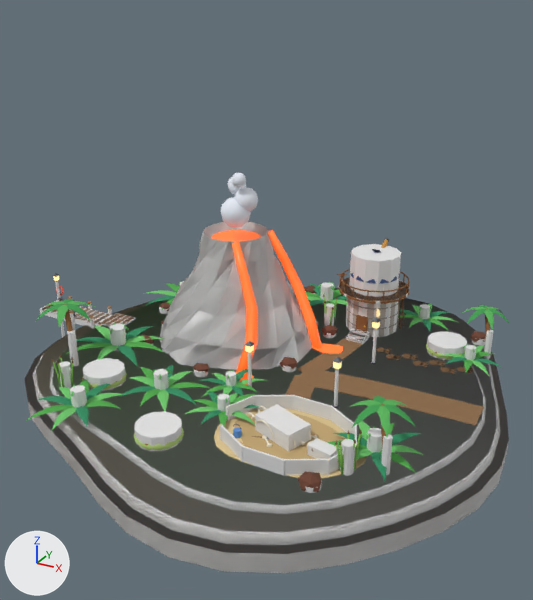
Renders of the glTF model packages/arquipelago/src/assets/ilhas/vale-dos-dinos.glb from each side of a commit.
Both versions are drawn from a 50 mm camera at (18.5, -34.7, 22.4) aimed at (-0.3, -0.5, 5.3). The axes (+X, +Y, +Z) are drawn at lower left. The lights are the same throughout. The older version comes first. Vertices at exactly the same position are counted once.

Names of what the first picture shows: 'cenario', 'col-cil-cupula-1', 'col-cil-ninho-1', 'col-cil-ninho-2', 'col-cil-ninho-3', 'col-costelas-1', 'col-terreno', 'lava', 'vulcao' and 46 more.
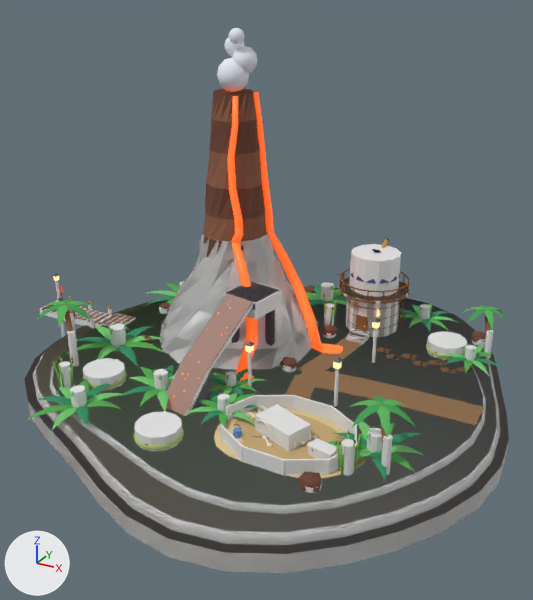
Boxes [x1, y1, x2, y2] around the edits, measured in the pictures (533 x 600 px; the box of a moved part takes in the faces that stretch with it):
'cenario', reshaped (46% taller)
    before: [26, 173, 509, 492]
    after: [26, 27, 509, 492]
'vulcao', reshaped
    before: [141, 303, 338, 372]
    after: [141, 89, 338, 369]
'lava', reshaped
    before: [211, 230, 343, 385]
    after: [227, 92, 343, 385]
'cinza-quente', added
    after: [160, 294, 252, 416]
    faces in mat_cinzaquente (grey #8b7e79): [160, 294, 252, 416]
'col-terraco-segredo-1', added
    after: [223, 281, 282, 319]
'col-rampa-cinza-2', added
    after: [188, 304, 253, 371]
'col-rampa-cinza-1', added
    after: [177, 359, 210, 415]
part 1 of me_cenario, moved or reshaped
    before: [220, 197, 251, 227]
    after: [217, 57, 249, 92]
part 2 of me_cenario, moved or reshaped
    before: [235, 188, 258, 212]
    after: [233, 46, 258, 73]
part 3 of me_cenario, moved or reshaped
    before: [227, 177, 246, 194]
    after: [224, 37, 245, 56]
part 4 of me_cenario, moved or reshaped
    before: [232, 173, 246, 187]
    after: [229, 27, 245, 45]
part 5 of me_cenario, added
    after: [265, 309, 275, 346]
part 6 of me_cenario, added
    after: [231, 327, 240, 343]
part 7 of me_cenario, added
    after: [229, 281, 278, 309]
part 8 of me_cenario, added
    after: [180, 303, 252, 416]
part 9 of me_lava, added (orange)
    after: [227, 96, 243, 244]
part 10 of me_lava, added (orange)
    after: [253, 92, 274, 232]
part 11 of me_lava, deleted (orange)
    before: [211, 230, 261, 241]
part 12 of me_vulcao, added (brown)
    after: [203, 89, 267, 257]

Edits to the bpy script that builds the scene:
```text
Change me_cenario:
    remove me_cenario.from_pydata(...)  # 12496 vertices, 21308 faces; spans x -13.1..12.3, y -12.3..12.7, z 0.9..11.6
    add me_cenario.from_pydata(...)  # 12562 vertices, 21420 faces; spans x -13.1..12.3, y -12.3..12.7, z 0.3..19.8
    me_cenario part 1: the loose piece of 52 vertices spanning x -5.1..-3.3, y 1.6..3.5, z 8.2..10.1 is moved by (0.0, 0.0, 8.1)
    me_cenario part 2: the loose piece of 52 vertices spanning x -4.3..-2.9, y 2.2..3.7, z 9.1..10.6 is moved by (0.0, 0.0, 8.1)
    me_cenario part 3: the loose piece of 52 vertices spanning x -5.1..-3.9, y 2.7..3.9, z 10.0..11.2 is moved by (0.0, 0.0, 8.1)
    me_cenario part 4: the loose piece of 52 vertices spanning x -4.2..-3.4, y 2.0..2.9, z 10.8..11.6 is moved by (0.0, 0.0, 8.1)
    me_cenario part 5: a new loose piece, a 6-sided cylinder along z spanning x -0.69..-0.11, y -0.23..0.34, z 1.85..5.12, in mat_basalto (dark grey #4a4551)
    me_cenario part 6: a new loose piece, a 6-sided cylinder along z spanning x -2.41..-1.9, y -1.37..-0.8, z 2.41..5.12, in mat_basalto (dark grey #4a4551)
    me_cenario part 7: a new loose piece of 24 vertices spanning x -2.6..0.1, y -1.9..0.8, z 5.1..5.6, in mat_basalto (dark grey #4a4551)
    me_cenario part 8: 18 vertices added at x -3.3..-0.5, y -7.9..-1.5, z 0.3..5.6
    add me_cenario.materials.append(mat_basalto)  # dark grey #4a4551
    add me_cenario.materials.append(mat_basaltoclaro)  # dark grey #635e6a
Change me_lava:
    remove me_lava.from_pydata(...)  # 222 vertices, 374 faces; spans x -7.0..2.98, y -3.51..9.29, z 0.64..7.97
    add me_lava.from_pydata(...)  # 348 vertices, 614 faces; spans x -7.0..2.98, y -3.51..9.29, z 0.64..16.22
    me_lava part 9: a new loose piece of 42 vertices spanning x -3.7..-2.75, y 0.53..1.72, z 7.75..16.22, in mat_lava (orange #ff7b3a, glowing orange #e75016)
    me_lava part 10: a new loose piece of 42 vertices spanning x -3.21..-2.11, y 3.01..3.95, z 7.78..16.22, in mat_lava (orange #ff7b3a, glowing orange #e75016)
    me_lava part 11: the loose piece of 36 vertices spanning x -5.74..-2.66, y 1.03..4.17, z 7.35..7.45 is deleted
    other edits to the shape of me_lava do not show in these pictures
Change me_vulcao:
    remove me_vulcao.from_pydata(...)  # 210 vertices, 356 faces; spans x -10.64..1.91, y -3.67..8.77, z 0.7..7.9
    add me_vulcao.from_pydata(...)  # 354 vertices, 608 faces; spans x -10.64..1.91, y -3.67..8.77, z 0.7..16.3
    me_vulcao part 12: a new loose piece of 144 vertices spanning x -6.4..-2.0, y 0.43..4.77, z 6.0..16.3
Add ob_col_terraco_segredo_1:
    ob_col_terraco_segredo_1 = bpy.data.objects.new('col-terraco-segredo-1', me_col_unidade_caixa)
    ob_col_terraco_segredo_1.location = (-1.23, -0.52, 5.1)
    ob_col_terraco_segredo_1.rotation_euler = (0.0, 0.0, 1.416)  # degrees (0, 0, 81)
    ob_col_terraco_segredo_1.scale = (2.4, 2.4, 1.0)
Add ob_col_rampa_cinza_2:
    ob_col_rampa_cinza_2 = bpy.data.objects.new('col-rampa-cinza-2', me_col_unidade_caixa)
    ob_col_rampa_cinza_2.location = (-1.7, -3.51, 4.21)
    ob_col_rampa_cinza_2.rotation_euler = (0.593, 0.0, -0.155)  # degrees (34, 0, -8.9)
    ob_col_rampa_cinza_2.scale = (1.9, 4.65, 0.22)
Add ob_col_rampa_cinza_1:
    ob_col_rampa_cinza_1 = bpy.data.objects.new('col-rampa-cinza-1', me_col_unidade_caixa)
    ob_col_rampa_cinza_1.location = (-2.18, -6.58, 1.66)
    ob_col_rampa_cinza_1.rotation_euler = (0.811, 0.0, -0.155)  # degrees (46, 0, -8.9)
    ob_col_rampa_cinza_1.scale = (1.9, 3.48, 0.22)
Add ob_cinza_quente:
    ob_cinza_quente = bpy.data.objects.new('cinza-quente', me_cinza_quente)  # 332 vertices, 596 faces; spans x -3.26..-0.5, y -7.79..-1.54, z 0.65..5.62; in mat_cinzaquente (grey #8b7e79), mat_brasadacinza (orange #ff8b39, glowing orange #e76f23)
    ob_cinza_quente.location = (0.0, 0.0, 0.0)
```
